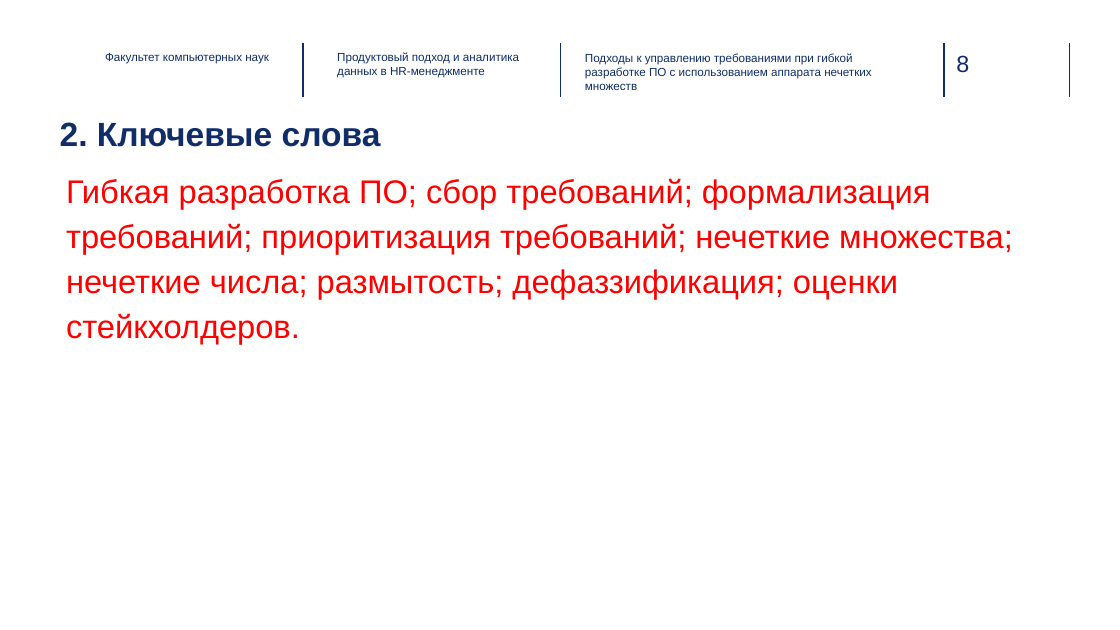
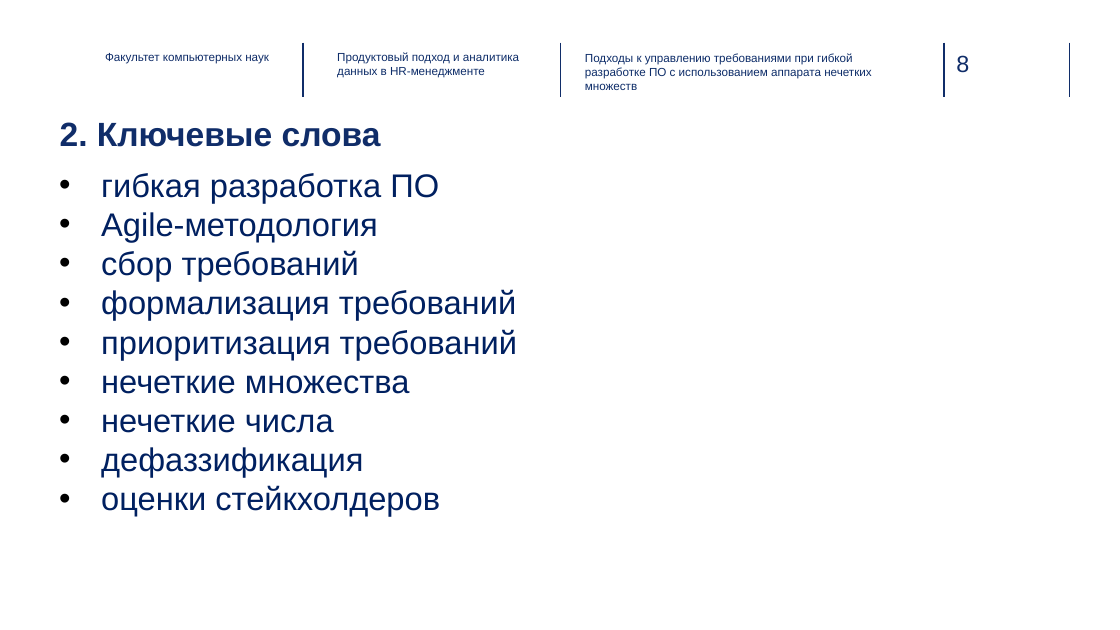
Before and after one commit to inna531/Fuzzy-Agile-Development, a slide deck: slide 8 of 2025.11.25_Понаровская_презентация_PP.pptx. Drawn at 1120x630 pixels with LibreOffice and Linux fonts; fonts in the diff are those of the drawing; background and template pictures are left out. Boxes give left, top, right and bottom in pixels: in the first picture for what was removed or moved away, otherwise in the second. Text is boxed around its words. In the diff, an @@ line names an element or a change of style, - is before the commit and + after.

```diff
--- a/2025.11.25_Понаровская_презентация_PP.pptx
+++ b/2025.11.25_Понаровская_презентация_PP.pptx
@@ text at bbox=[101, 173, 517, 516]: text changed; text colour #FF0000 to #002060 @@
-Гибкая разработка ПО; сбор требований; формализация требований; приоритизация требований; нечеткие множества; нечеткие числа; размытость; дефаззификация; оценки стейкхолдеров.
+• гибкая разработка ПО
+• Agile-методология
+• сбор требований
+• формализация требований
+• приоритизация требований
+• нечеткие множества
+• нечеткие числа
+• дефаззификация
+• оценки стейкхолдеров
```
Also in this commit, not shown: 13 other slides changed, 5 other files.
